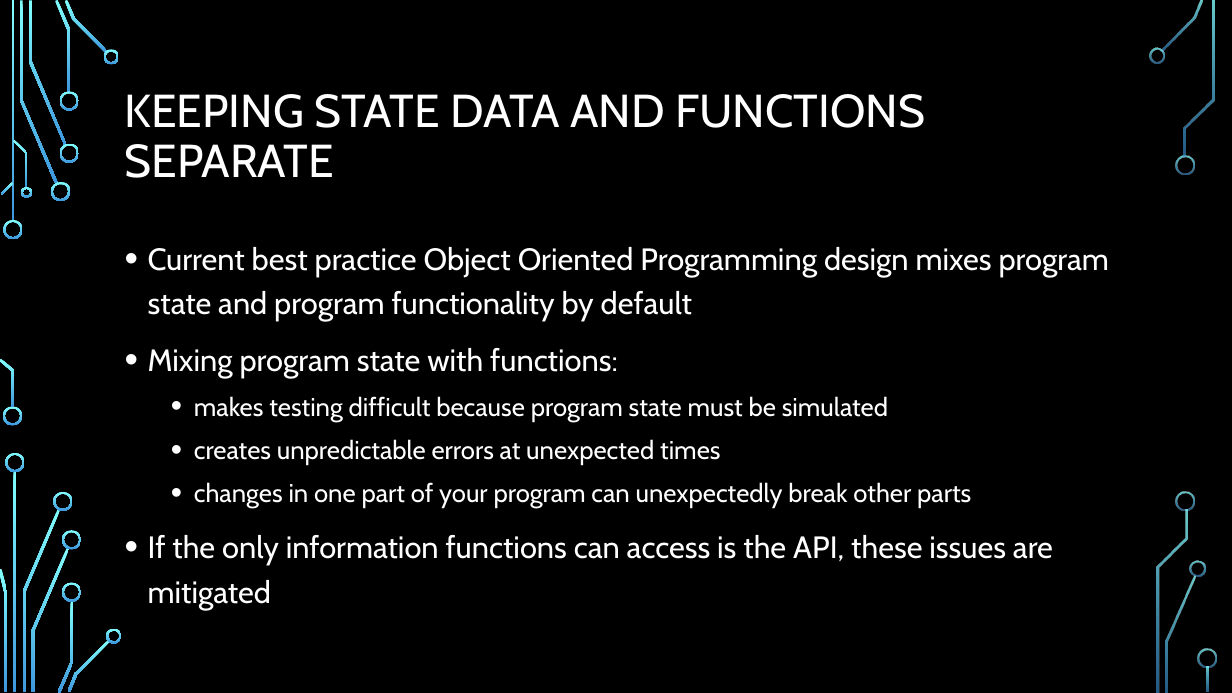
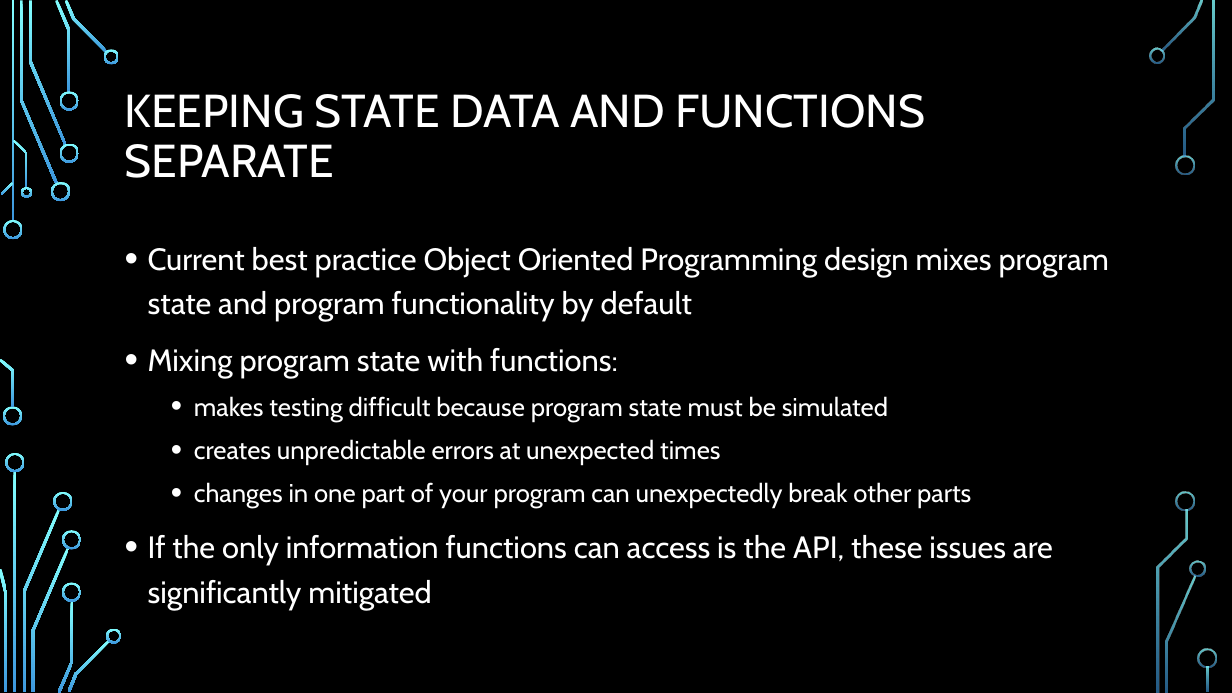
Before and after one commit to durandaltheta/3, a slide deck: slide 3 of DFC3.pptx. Drawn at 1232x693 pixels with LibreOffice and Linux fonts; fonts in the diff are those of the drawing; background and template pictures are left out. Boxes give left, top, right and bottom in pixels: in the first picture for what was removed or moved away, otherwise in the second. Text is boxed around its words. In the diff, an @@ line names an element or a change of style, - is before the commit and + after.

```diff
--- a/DFC3.pptx
+++ b/DFC3.pptx
@@ text at <box>148,535,1053,610</box>: text changed @@
-• If the only information functions can access is the API, these issues are mitigated
+• If the only information functions can access is the API, these issues are significantly mitigated
```
Also in this commit, not shown: 6 other slides changed, 2 other files.
